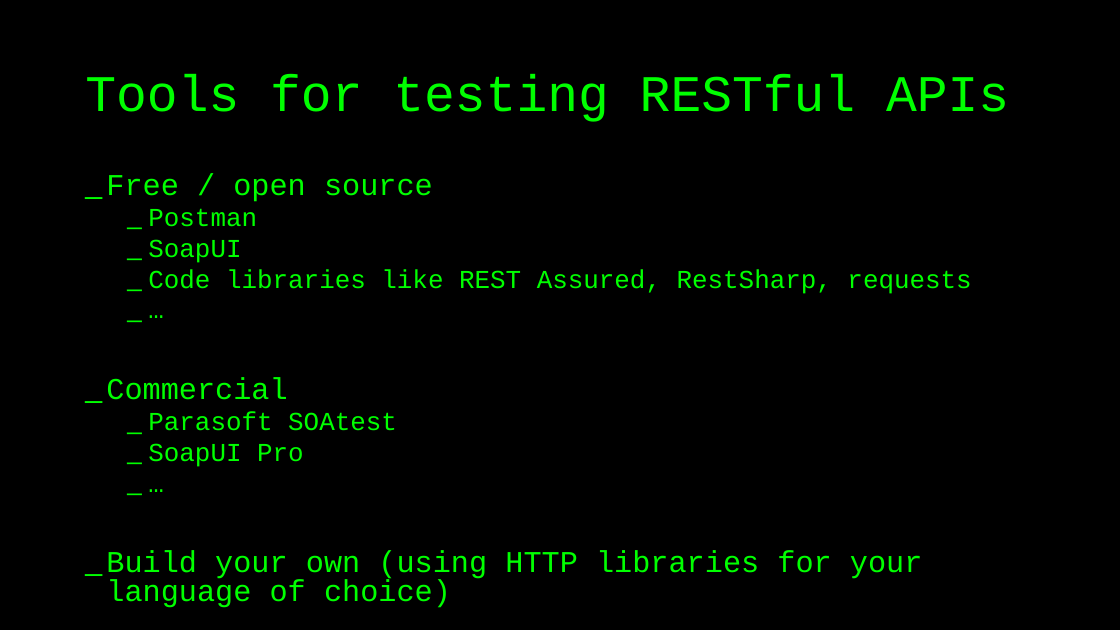
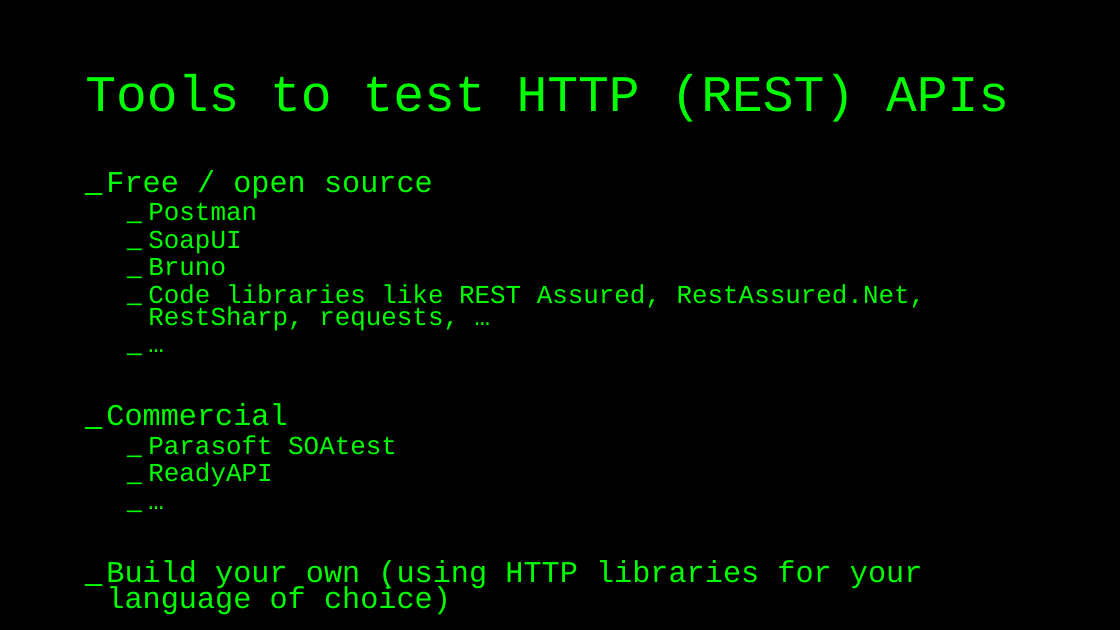
Before and after one commit to basdijkstra/rest-assured-workshop, a slide deck: slide 22 of RestAssuredWorkshop.pptx. Drawn at 1120x630 pixels with LibreOffice and Linux fonts; fonts in the diff are those of the drawing. Boxes give left, top, right and bottom in pixels: in the first picture for what was removed or moved away, otherwise in the second. Text is boxed around its words. In the diff, an @@ line names an element or a change of style, - is before the commit and + after.

```diff
--- a/RestAssuredWorkshop.pptx
+++ b/RestAssuredWorkshop.pptx
@@ title at (x1=85, y1=73, x2=1009, y2=122): text changed @@
-Tools for testing RESTful APIs
+Tools to test HTTP (REST) APIs
@@ text at (x1=106, y1=172, x2=923, y2=615): line spacing 0.8 to 0.7 @@
@@ text at (x1=148, y1=258, x2=926, y2=331): text changed @@
-  _ Code libraries like REST Assured, RestSharp, requests
+  _ Bruno
+  _ Code libraries like REST Assured, RestAssured.Net, RestSharp, requests, …
@@ text at (x1=148, y1=462, x2=272, y2=487): text changed @@
-  _ SoapUI Pro
+  _ ReadyAPI
```
Also in this commit, not shown: 38 other slides changed, 2 other files.
